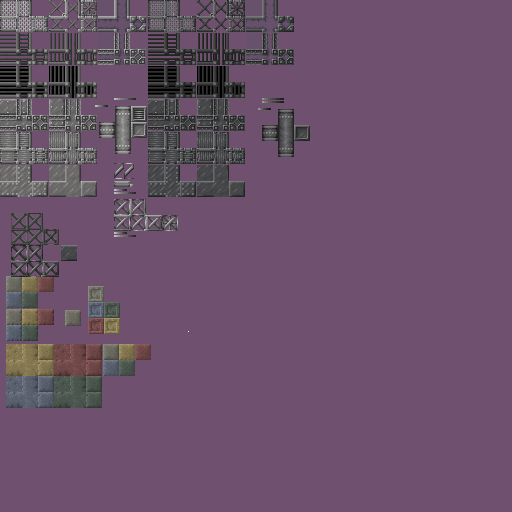
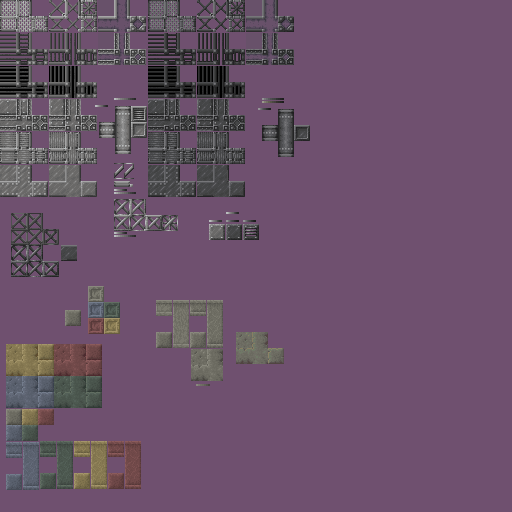
Two versions of the same layered image (512x512). Layer-by-layer changes:
painted on "Gray Palette" (1st of 2, in "Gray Truss") over [6,212,284,490]
painted on "Background" (2nd of 5, in "Truss") over [6,212,267,469]
painted on "Gray Truss Support" over [6,212,284,490]
painted on "Background" (4th of 5) over [6,276,203,386]
added layer "Red Rockrete Pillar" in group "New Rough Rockrete" over [6,212,284,490]
added layer "Yellow Rockrete Pillar" in group "New Rough Rockrete" over [6,212,284,490]
added layer "Green Rockrete Pillar" in group "New Rough Rockrete" over [6,212,284,490]
added layer "Blue Rockrete Pillar" in group "New Rough Rockrete" over [6,212,284,490]
painted on "Rockrete Palettes" (1st of 3, in "New Rough Rockrete") over [6,276,128,468]
painted on "Rockrete Palettes" (2nd of 3, in "New Rough Rockrete") over [6,212,284,490]
removed layer "Background" (5th of 8, in "New Rough Rockrete") from group "New Rough Rockrete" over [48,277,176,376]
removed layer "Background" (6th of 8, in "New Rough Rockrete") from group "New Rough Rockrete" over [47,300,175,423]
removed layer "Paint Layer 2 (pasted)" (1st of 2, in "New Rough Rockrete") from group "New Rough Rockrete" over [6,276,192,381]
moved "Rockrete Palettes" (3rd of 3, in "New Rough Rockrete") into group "New Rough Rockrete", painted on it over [6,212,256,448]
painted on "Yellow Rough Rockrete" over [6,212,284,490]
added layer "Sheeting" (2nd of 4, in "Black VP") in group "Black VP" over [128,212,284,381]
painted on "Gray Original Palette" (2nd of 5, in "Black VP") over [6,212,284,490]
added layer "Sheeting" (3rd of 4, in "Gray VP") in group "Gray VP" over [6,212,284,490]
painted on "Gray Original Palette" (3rd of 5, in "Gray VP") over [6,212,284,490]
painted on "Gray Original Palette" (4th of 5, in "Gray VP") over [6,212,284,490]
painted on "Gray Original" (2nd of 3, in "Gray VP") over [6,212,284,490]
painted on "Background" (5th of 5) over [6,212,284,490]
…and 6 more changes (3 added, 1 painted, 2 removed)
